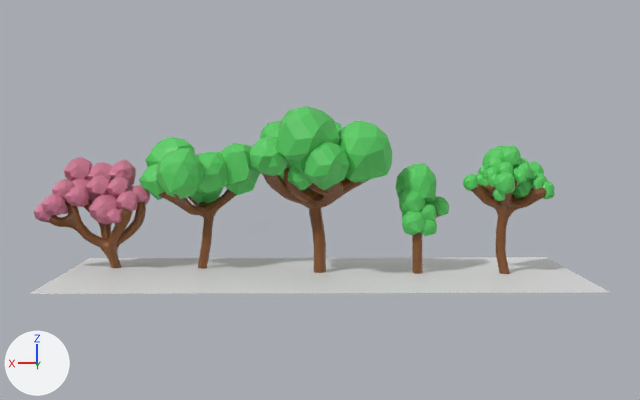
Two versions of the Blender file Apex/Blender/LowPoly Trees/LowpolyTrees.blend, one commit apart.
Before and after are seen from a 50 mm lens placed at (0.51, 41.27, 6.77), pointed at (-0.01, 0.02, 3.45). Arrows for +X, +Y and +Z are at lower left; the lights stay in place.
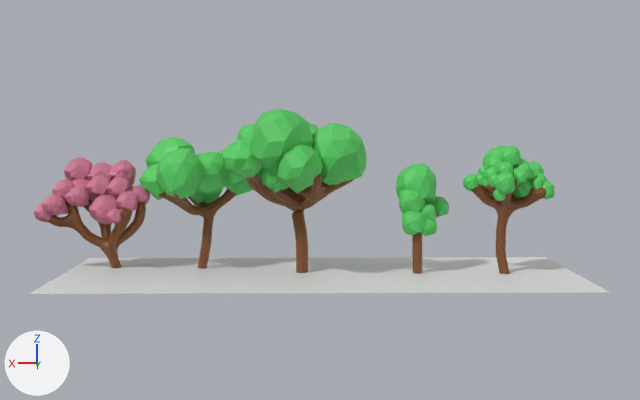
Diff of the bpy script that builds the scene:
```diff
--- a/Apex/Blender/LowPoly Trees/LowpolyTrees.blend.py
+++ b/Apex/Blender/LowPoly Trees/LowpolyTrees.blend.py
@@ me_plane @@
 me_plane.from_pydata(...)  # 29 vertices, 0 faces, 28 loose edges; spans x -2.64..1.57, y -2.48..2.09, z -0.01..4.98
 # used by ob_plane; location = (0.81, -0.24, -0.11); scale = (1.23, 1.23, 1.23)
+# me_plane part 1: the whole mesh is moved by (0.67, 0.0, -0.07)
 me_plane.materials.append(mat_material)
@@ me_icosphere @@
 me_icosphere.from_pydata(...)  # 462 vertices, 880 faces; spans x -2.85..2.4, y 0.36..6.27, z -0.84..2.56
 # used by ob_icosphere; location = (0.22, -4.45, 4.61); scale = (1.23, 1.23, 1.23)
+# me_icosphere part 2: the whole mesh is moved by (0.47, 0.0, 3.59)
 me_icosphere.materials.append(mat_material_001)
@@ ob_icosphere @@
 ob_icosphere = bpy.data.objects.new('Icosphere', me_icosphere)
-ob_icosphere.location = (0.22, -4.45, 4.61)
+ob_icosphere.location = (0.81, -4.45, 0.07)
 ob_icosphere.scale = (1.23, 1.23, 1.23)
```

Pixel boxes (x1, y1, x2, y2) of what changed, in the pictures (640 x 400 px):
'Icosphere', moved: before (249, 106, 392, 191); after (223, 109, 367, 193)
'Plane', mesh moved: before (262, 168, 370, 273); after (245, 174, 354, 273)
